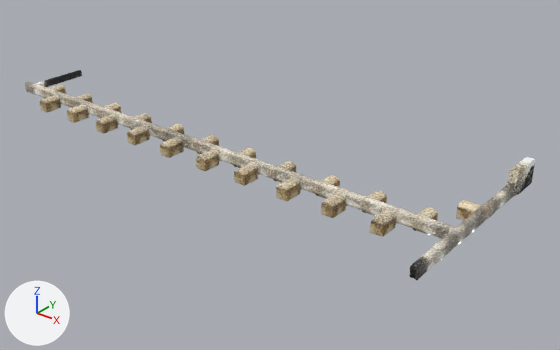
The glTF model assets/models/serapeum.glb: old version first, new version second.
Both versions are drawn from a 50 mm camera at (101.0, -223.0, 141.0) aimed at (-98.0, 25.0, -14.0). The lights are fixed; the arrows at lower left show +X, +Y and +Z. The picture after the commit comes second. Vertices at exactly the same position are counted once.

In view in the first picture: 'rock' and 1 more.
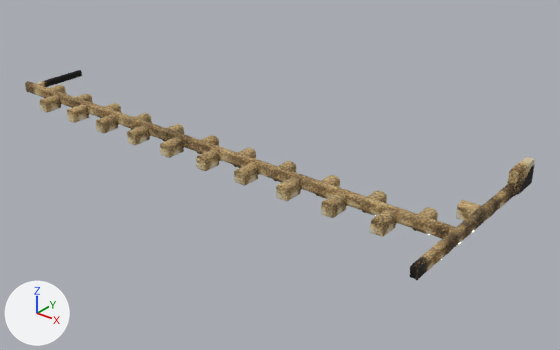
Diff of the bpy script that builds the scene:
```diff
--- a/assets/models/serapeum.glb.py
+++ b/assets/models/serapeum.glb.py
@@ me_gallery @@
 me_gallery.from_pydata(...)  # 66160 vertices, 132316 faces; spans x -250.0..4.0, y -30.0..62.0, z -2.0..11.0
 # used by ob_rock; location = (0.0, 0.0, 0.0)
+# me_gallery part 1: all 92948 faces that had it switch from mat_defaultmaterial to mat_rock
+# me_gallery part 2: all 39368 faces that had it switch from mat_rock to mat_masonry
+# me_gallery part 3: 9676 faces centred in x -250.0..4.0, y -26.0..61.0, z -2.0..11.0 are repainted in the vertex colours; the middle colour goes from grey #988f80 to brown #87775e
+# me_gallery part 4: 70920 faces centred in x -250.0..4.0, y -24.0..62.0, z -2.0..11.0 are repainted in the vertex colours; the middle colour goes from beige #d8c8af to beige #d3bd9a
+# me_gallery part 5: 16801 faces centred in x -250.0..4.0, y -30.0..62.0, z -2.0..11.0 are repainted in the vertex colours; the middle colour goes from brown #756e61 to brown #665843
+# me_gallery part 6: 23390 faces centred in x -250.0..4.0, y -24.0..62.0, z -2.0..11.0 are repainted in the vertex colours; the middle colour goes from beige #aba08d to brown #9e8d72
```

Where the change shows, as pixel boxes [x1, y1, x2, y2] in the pictures (560 x 350 px):
part 1 of me_gallery, recoloured: [25, 70, 535, 280] in both
part 2 of me_gallery, edited (looks the same): [40, 89, 474, 237] in both
part 3 of me_gallery, recoloured: [25, 81, 524, 272] in both
part 4 of me_gallery, recoloured: [26, 81, 531, 271] in both
part 5 of me_gallery, recoloured: [25, 70, 534, 280] in both
part 6 of me_gallery, recoloured: [25, 82, 529, 271] in both
